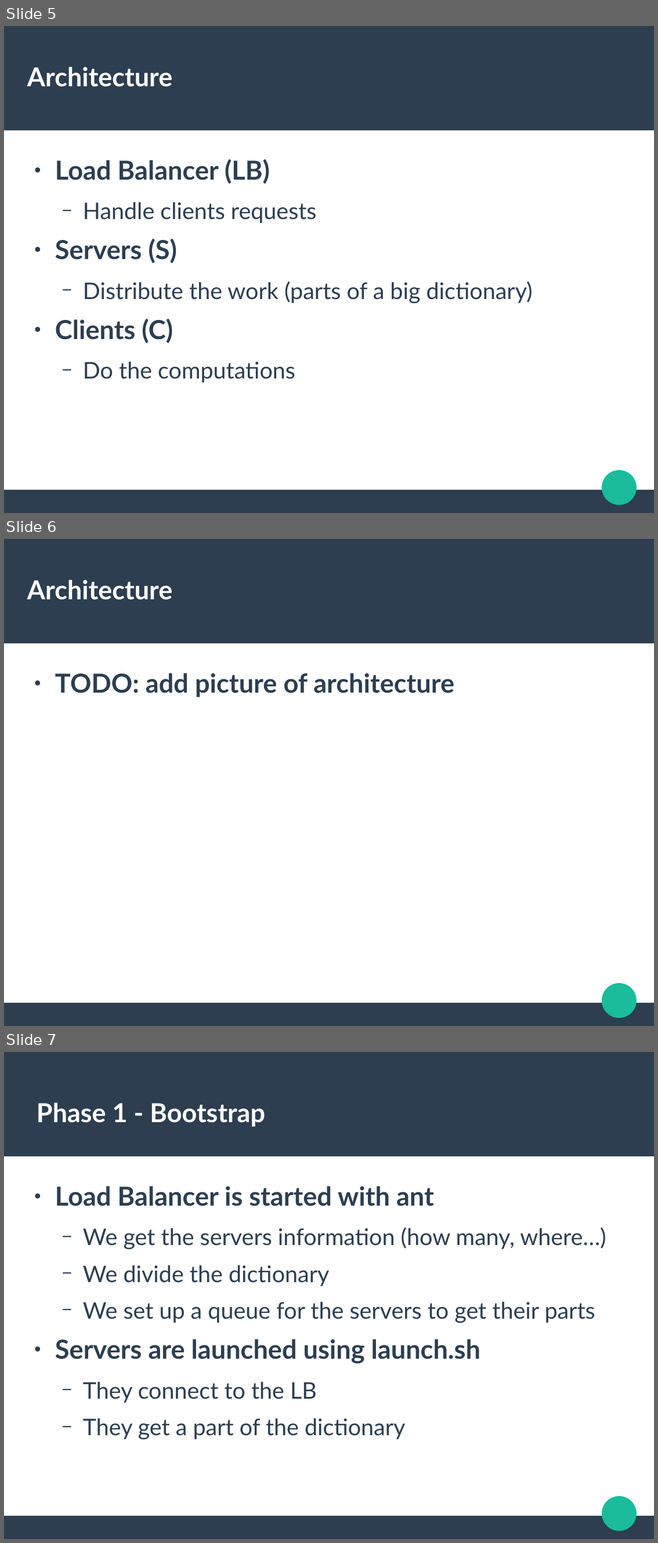
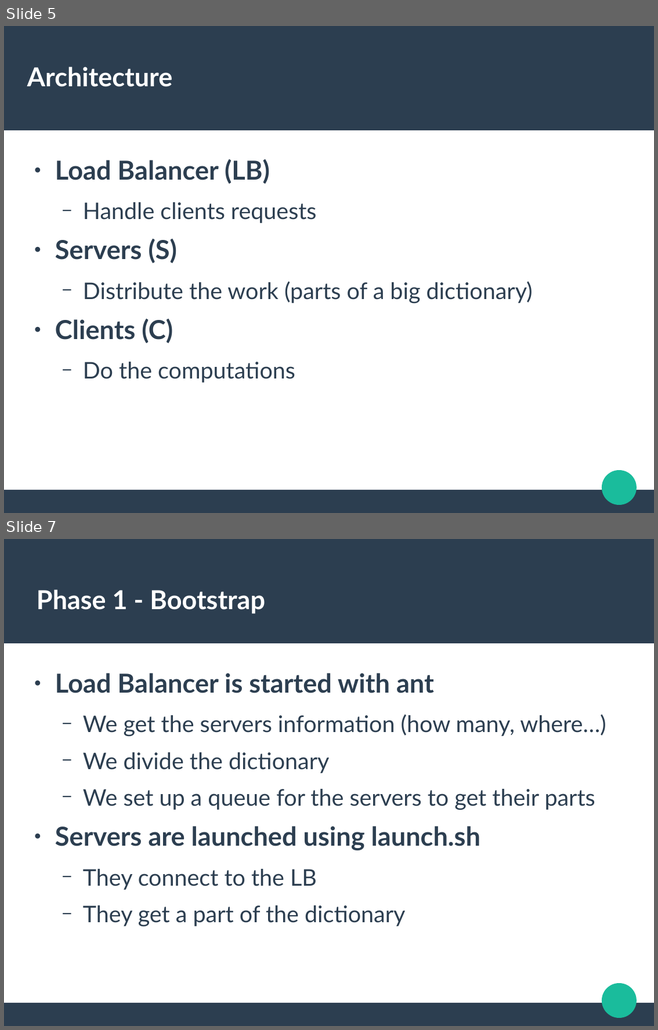
Before and after one commit to trandinhkhoa/distributed-system-project, a slide deck: presentation/defense.odp. Shown one above the other, each under a label of ours: slides 5, 6 and 7 before the commit, slides 5 and 7 after it; the slides between them are not shown. The pictures are 658x1543 and 658x1030 pixels, drawn with LibreOffice and Linux fonts; fonts in the diff are those of the drawing. Boxes give left, top, right and bottom in pixels: in the first picture for what was removed or moved away, otherwise in the second. Text is boxed around its words. In the diff, an @@ line names an element or a change of style, - is before the commit and + after.

Commit message:
clean code. Add demo instruction (no ant). TODO: run with ant, send results

```diff
--- a/presentation/defense.odp
+++ b/presentation/defense.odp
@@ slide 6 removed at <box>4,539,654,1026</box>, background #FFFFFF; not listed: 3 template elements that a slide beside it also shows @@
@@ title removed at <box>27,580,172,600</box> @@
-Architecture
@@ text removed at <box>55,673,454,697</box> @@
-● TODO: add picture of architecture
```
Also in this commit, not shown: 4 slides changed, 2 slides added, 1 other slide removed, 7 other files.
